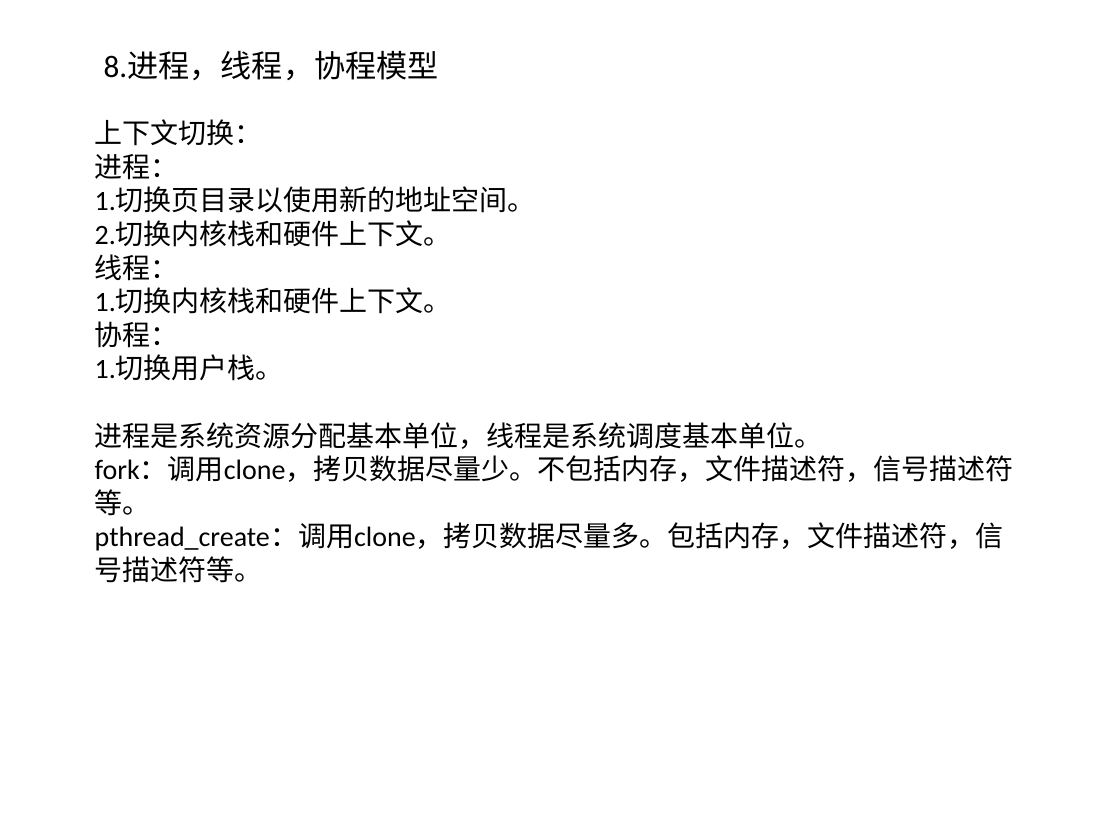
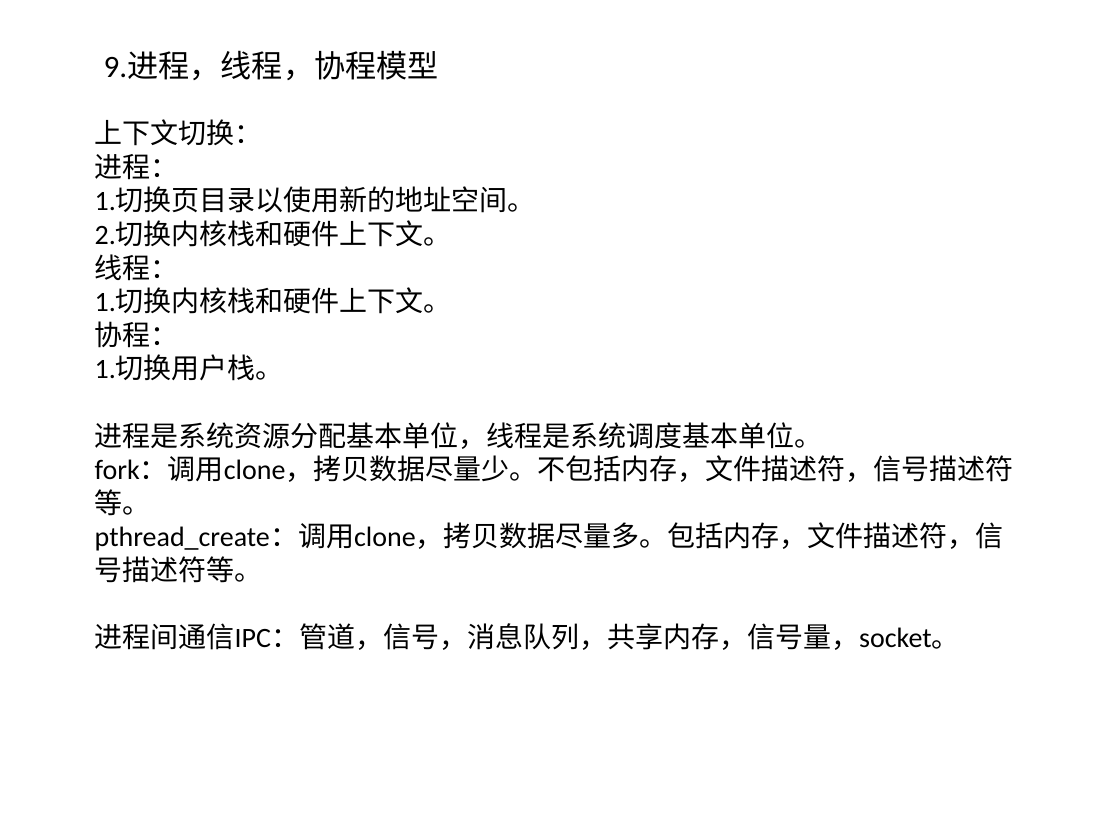
Before and after one commit to willkk/go, a slide deck: slide 11 of algos_summary.pptx (slide 10 before the commit). Drawn at 1120x840 pixels with LibreOffice and Linux fonts; fonts in the diff are those of the drawing. Boxes give left, top, right and bottom in pixels: in the first picture for what was removed or moved away, otherwise in the second. Text is boxed around its words. In the diff, an @@ line names an element or a change of style, - is before the commit and + after.

```diff
--- a/algos_summary.pptx
+++ b/algos_summary.pptx
@@ text at (x1=104, y1=51, x2=439, y2=80): text changed @@
-8.进程，线程，协程模型
+9.进程，线程，协程模型
@@ text at (x1=95, y1=623, x2=960, y2=650): paragraph added @@
+进程间通信IPC：管道，信号，消息队列，共享内存，信号量，socket。
```
Also in this commit, not shown: 2 other slides changed, 1 slide added, 1 other file.
